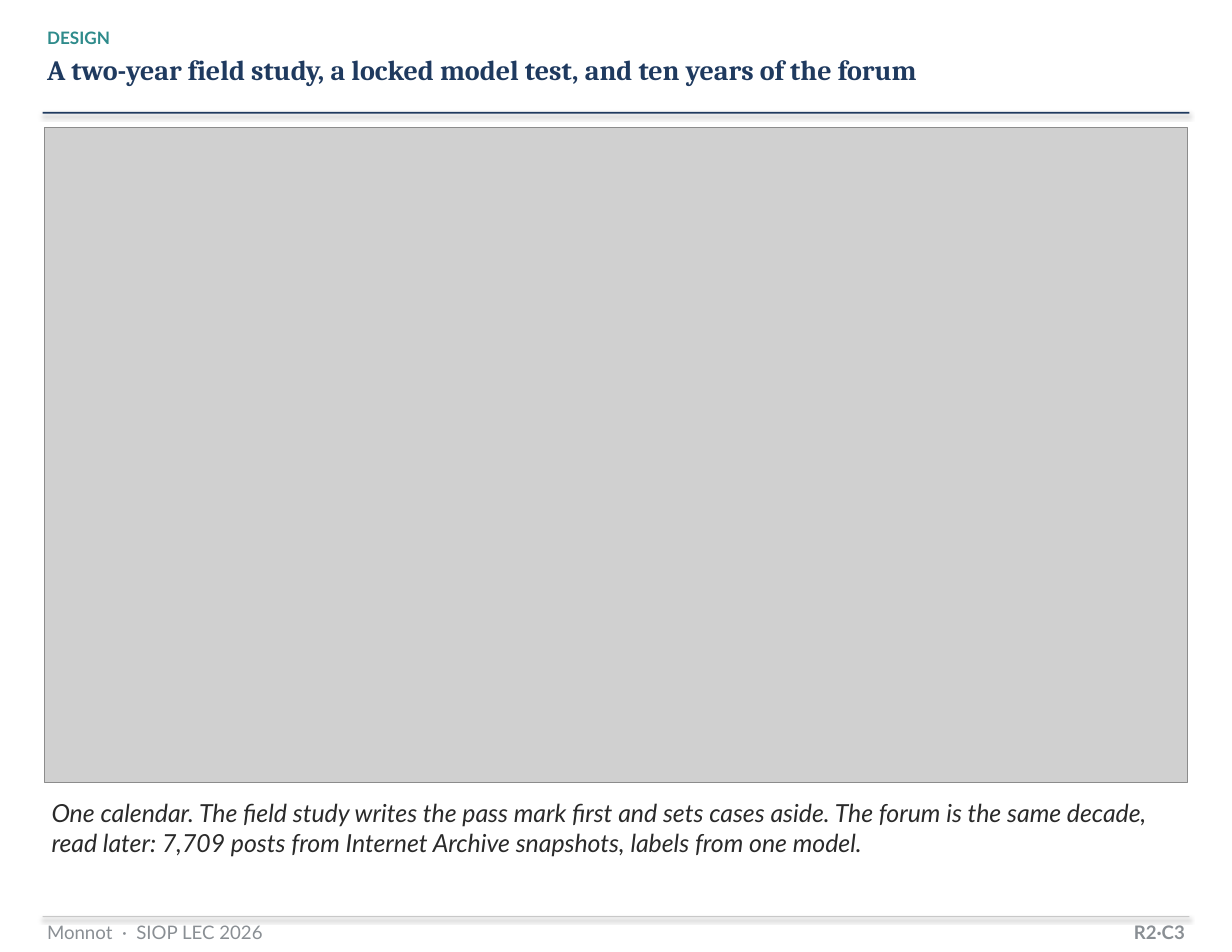
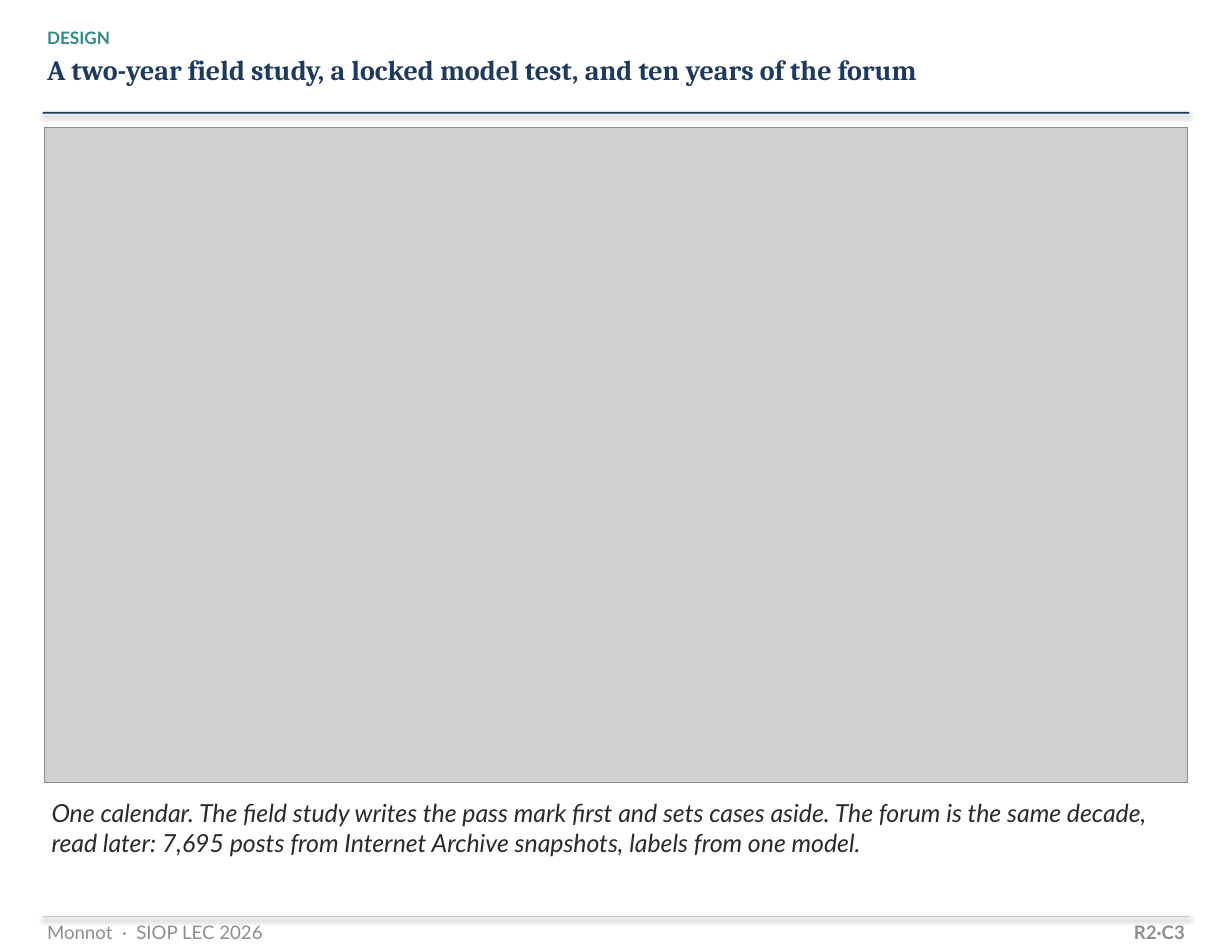
Before and after one commit to mjmonnot/mjmonnot.github.io, a slide deck: slide 7 of lec-2026/assets/Monnot_Poster_v5.pptx. Drawn at 1232x952 pixels with LibreOffice and Linux fonts; fonts in the diff are those of the drawing; grey boxes stand for pictures. Boxes give left, top, right and bottom in pixels: in the first picture for what was removed or moved away, otherwise in the second. Text is boxed around its words. In the diff, an @@ line names an element or a change of style, - is before the commit and + after.

Commit message:
lec-2026: deduplicated forum counts (7,695 posts, 5,429 events), regenerated trend data and Study 2 figures, deck rebuilt

```diff
--- a/lec-2026/assets/Monnot_Poster_v5.pptx
+++ b/lec-2026/assets/Monnot_Poster_v5.pptx
@@ text at box(52, 803, 1146, 857): text changed @@
-One calendar. The field study writes the pass mark first and sets cases aside. The forum is the same decade, read later: 7,709 posts from Internet Archive snapshots, labels from one model.
+One calendar. The field study writes the pass mark first and sets cases aside. The forum is the same decade, read later: 7,695 posts from Internet Archive snapshots, labels from one model.
```
Also in this commit, not shown: 4 other slides changed, 8 other files.
